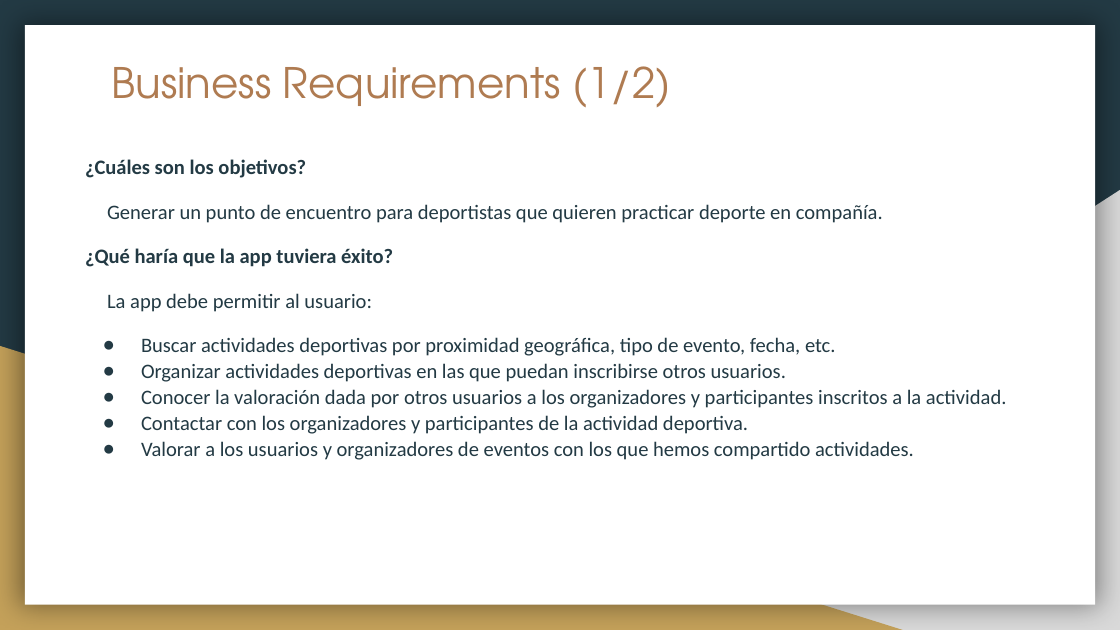
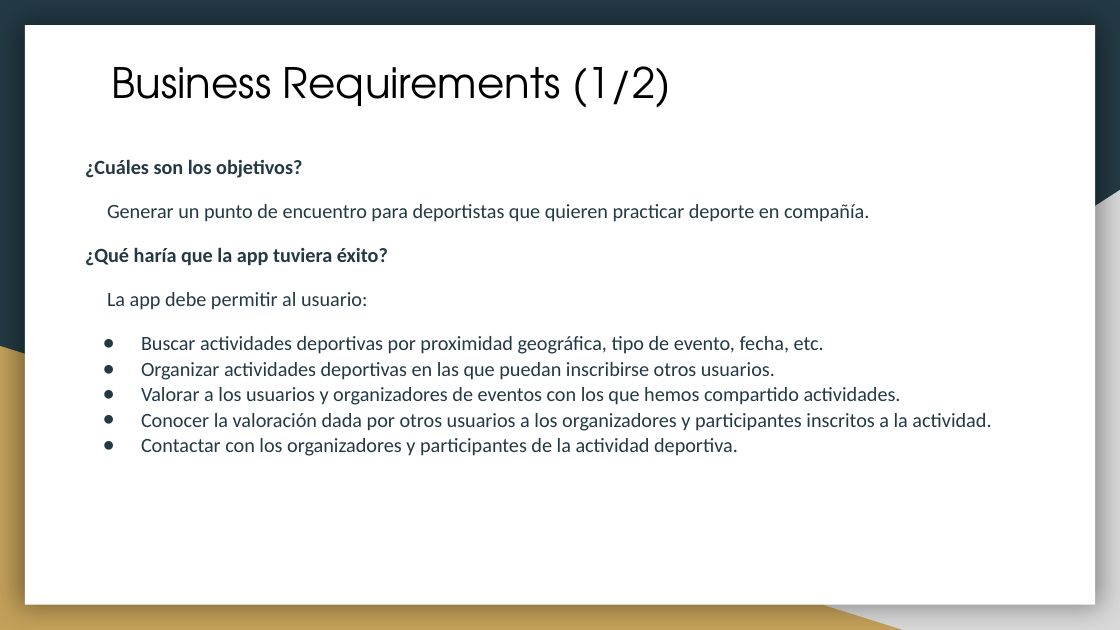
Before and after one commit to Enrique-Izquierdo/DAM_1--PI_verde, a slide deck: slide 2 of UX_PIverde.pptx. Drawn at 1120x630 pixels with LibreOffice and Linux fonts; fonts in the diff are those of the drawing. Boxes give left, top, right and bottom in pixels: in the first picture for what was removed or moved away, otherwise in the second. Text is boxed around its words. In the diff, an @@ line names an element or a change of style, - is before the commit and + after.

```diff
--- a/UX_PIverde.pptx
+++ b/UX_PIverde.pptx
@@ title "Business Requirements (1/2)" at (112, 66, 671, 108): text colour #AF7B51 to #000000 @@
@@ text at (85, 159, 991, 456): size 13.2 to 13 pt in "¿Cuáles son los objetivos?", "Generar un punto de encuentro para deportistas ...", "¿Qué haría que la app tuviera éxito?", "La app debe permitir al usuario:" and 4 more places @@
@@ text at (141, 387, 901, 405): paragraph added @@
+● Valorar a los usuarios y organizadores de eventos con los que hemos compartido actividades.
@@ text at (141, 441, 914, 460): paragraph removed @@
-● Valorar a los usuarios y organizadores de eventos con los que hemos compartido actividades.
```
Also in this commit, not shown: 7 other slides changed.
